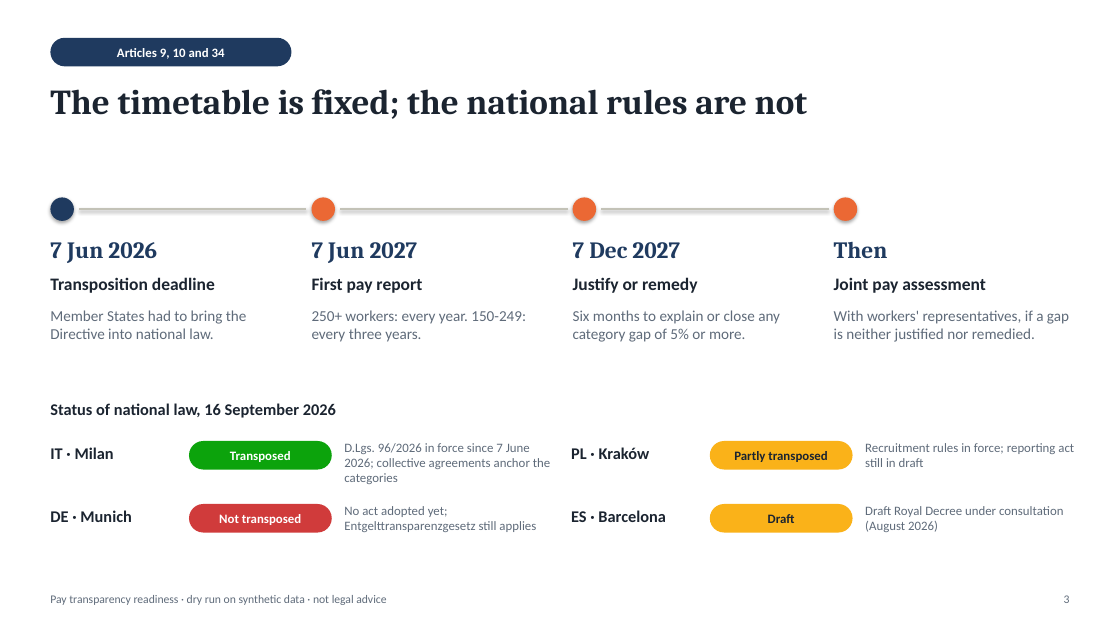
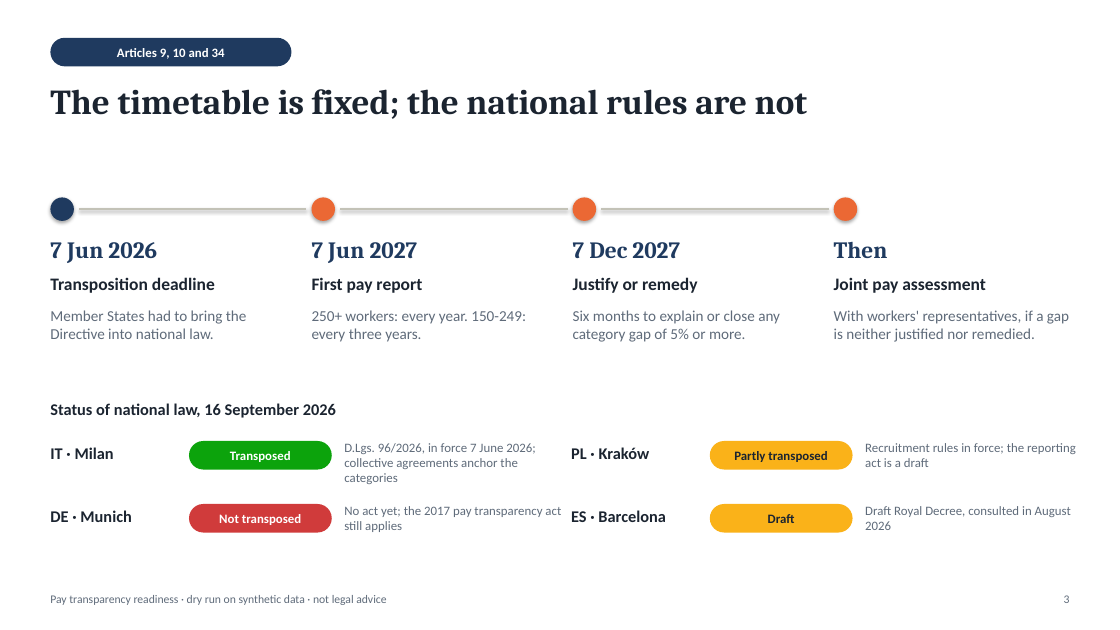
Before and after one commit to D0M3N1C0X/pay-transparency-readiness-kit, a slide deck: slide 3 of deliverables/board_briefing.pptx. Drawn at 1120x630 pixels with LibreOffice and Linux fonts; fonts in the diff are those of the drawing. Boxes give left, top, right and bottom in pixels: in the first picture for what was removed or moved away, otherwise in the second. Text is boxed around its words. In the diff, an @@ line names an element or a change of style, - is before the commit and + after.

```diff
--- a/deliverables/board_briefing.pptx
+++ b/deliverables/board_briefing.pptx
@@ text at (x1=344, y1=443, x2=535, y2=484): text changed @@
-D.Lgs. 96/2026 in force since 7 June 2026; collective agreements anchor the categories
+D.Lgs. 96/2026, in force 7 June 2026; collective agreements anchor the categories
@@ text at (x1=865, y1=443, x2=1076, y2=467): text changed @@
-Recruitment rules in force; reporting act still in draft
+Recruitment rules in force; the reporting act is a draft
@@ text at (x1=344, y1=506, x2=561, y2=532): text changed @@
-No act adopted yet; Entgelttransparenzgesetz still applies
+No act yet; the 2017 pay transparency act still applies
@@ text at (x1=865, y1=506, x2=1071, y2=530): text changed @@
-Draft Royal Decree under consultation (August 2026)
+Draft Royal Decree, consulted in August 2026
```
Also in this commit, not shown: 6 other slides changed, 3 other files.
